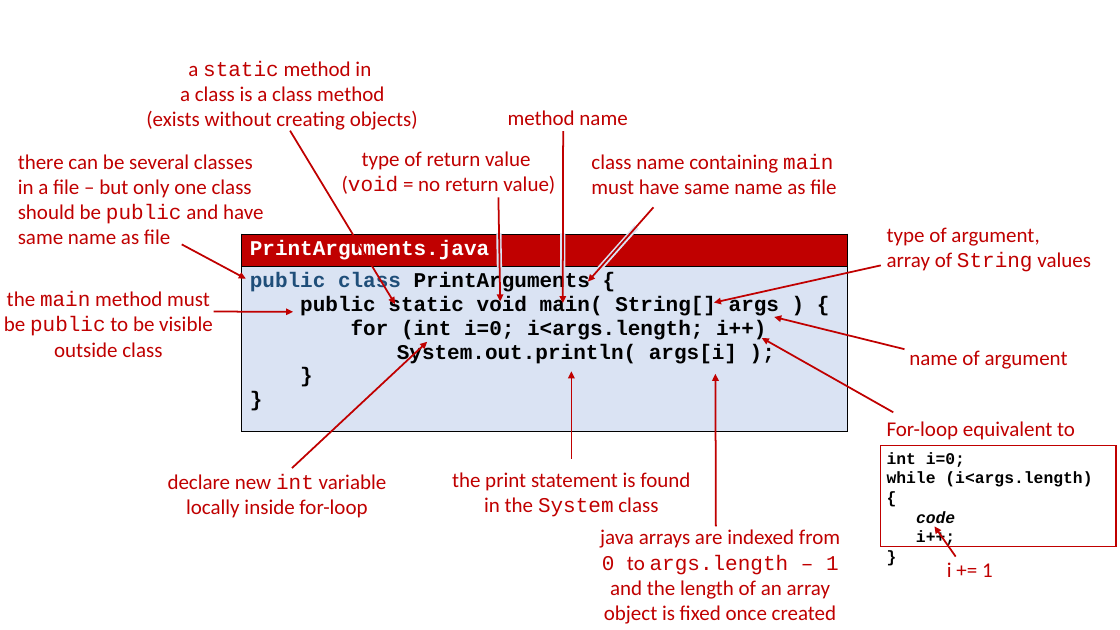
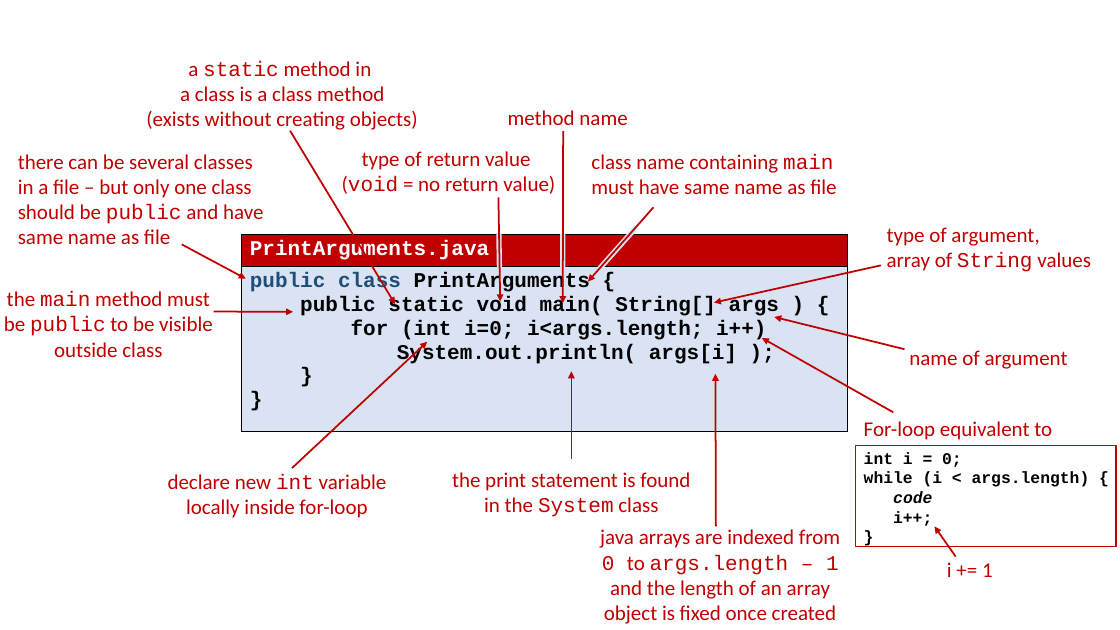
Before and after one commit to gsbrodal/gsbrodal.github.io, a slide deck: slide 8 of ipsa/slides/java.pptx. Drawn at 1120x630 pixels with LibreOffice and Linux fonts; fonts in the diff are those of the drawing. Boxes give left, top, right and bottom in pixels: in the first picture for what was removed or moved away, otherwise in the second. Text is boxed around its words. In the diff, an @@ line names an element or a change of style, - is before the commit and + after.

```diff
--- a/ipsa/slides/java.pptx
+++ b/ipsa/slides/java.pptx
@@ text "For-loop equivalent to" moved from (x1=887, y1=421, x2=1092, y2=547) to (x1=864, y1=421, x2=1090, y2=526) @@
@@ rectangle resized from (x1=881, y1=445, x2=1117, y2=546) to (x1=855, y1=445, x2=1116, y2=546) @@
@@ text at (x1=864, y1=452, x2=1090, y2=487): spaces changed @@
-int i=0;
-while (i<args.length) {
+int i = 0;
+while (i < args.length) {
```
Also in this commit, not shown: 2 other slides changed, 8 other files.
